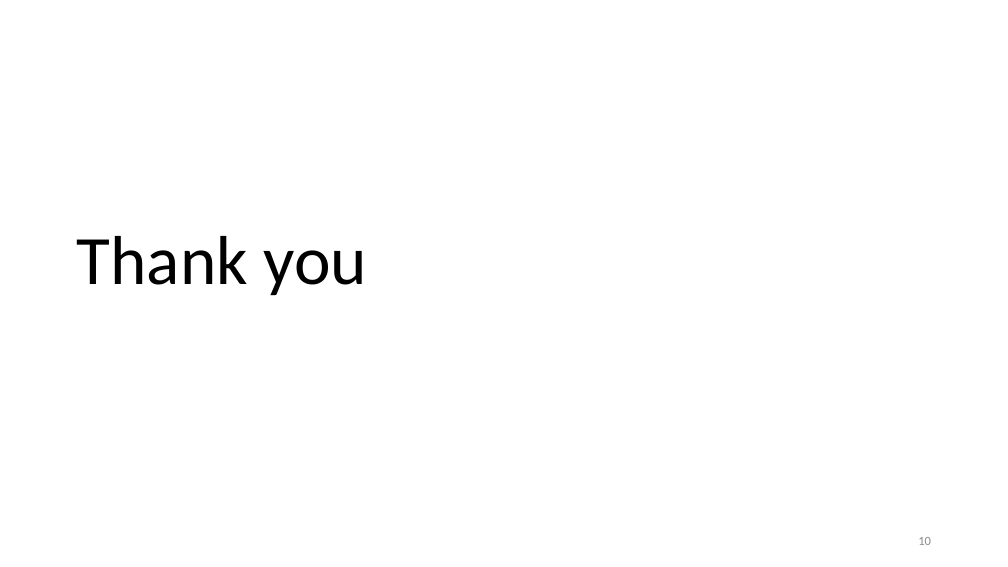
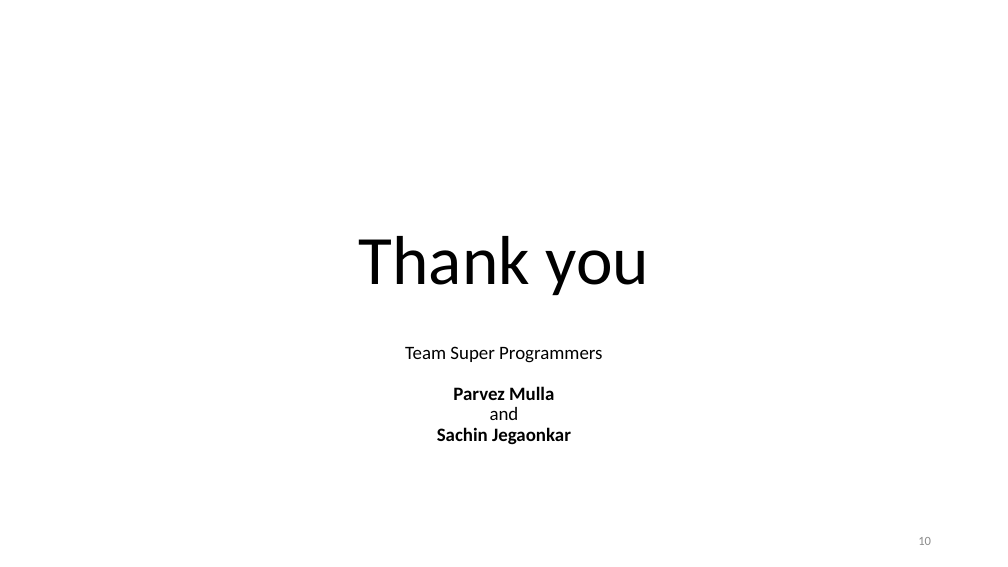
Before and after one commit to sachinjegaonkar/MarketplaceSolution, a slide deck: slide 10 of The Cattle MarketPlace Solution.pptx. Drawn at 1008x567 pixels with LibreOffice and Linux fonts; fonts in the diff are those of the drawing. Boxes give left, top, right and bottom in pixels: in the first picture for what was removed or moved away, otherwise in the second. Text is boxed around its words. In the diff, an @@ line names an element or a change of style, - is before the commit and + after.

Commit message:
Updated Thank You Slide

```diff
--- a/The Cattle MarketPlace Solution.pptx
+++ b/The Cattle MarketPlace Solution.pptx
@@ title "Thank you" at <box>359,236,649,296</box>: alignment left to centre @@
@@ text added at <box>405,346,602,445</box>, 18 pt, text #000000, bold @@
+Team Super Programmers
+Parvez Mulla
+and
+Sachin Jegaonkar
```
Also in this commit, not shown: 1 other slide changed.
